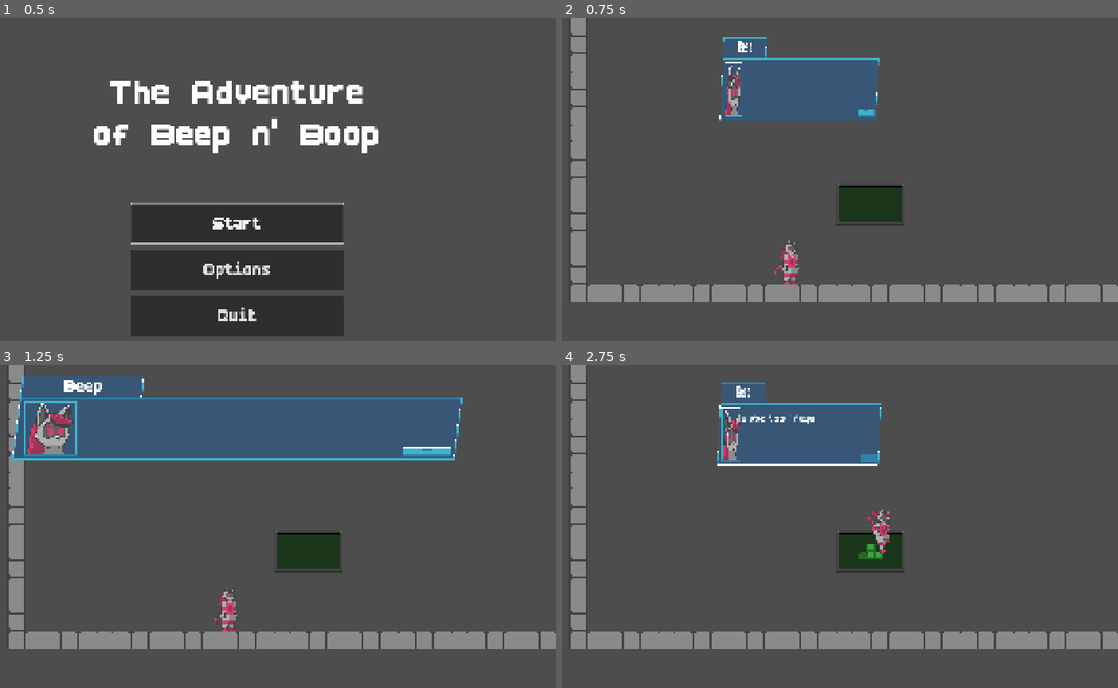
Above: before the commit, frames 1-4 (two rows, left to right).
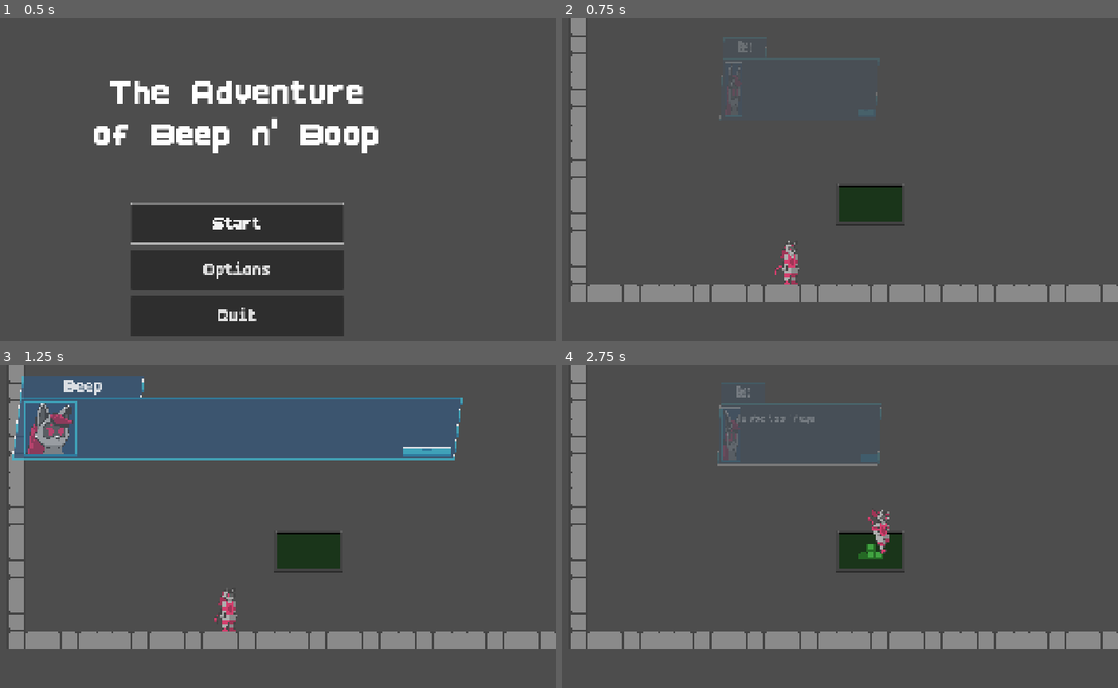
Above: after the commit, the same moments.

Repository: MatheoBrassart/The-Adventure-of-Beep-n-Boo-p
Game: Godot game, scene res://scenes/menus/main_menu.tscn
Same seed, same stepped clock (60 frames per second), same inputs: the game is played once before the commit and once after it. The engine's default icon, where the game draws it, is replaced by a stand-in: a white triangle on a blue panel in a dark square.
Inputs:
- Up to frame 1 (0.5 s): no input
- Up to frame 2 (0.75 s): click "Start" at 0.5 s
- Up to frame 3 (1.25 s): no input
- Up to frame 4 (2.75 s): hold D (move_right) from 1.28 s (still down); tap Shift (switch_character) at 1.35, 2.1 s; tap Space (jump) at 1.52, 2.27 s; tap Enter at 2 s

Frame 1 is identical in both runs. In frame 2, 5.8% of the frame differs, in the area x 28-58%, y 5-32%; in frame 3, 0.3%; in frame 4, 5.9%, in the area x 27-58%, y 5-32%.

Commit message:
Dialogue animation change

Diff:
--- a/the-adventure-of-beep-n'-boop/dialogues/dialogue_system.tscn
+++ b/the-adventure-of-beep-n'-boop/dialogues/dialogue_system.tscn
@@ -166,6 +166,18 @@
 "update": 0,
 "values": [Vector2(960, 300)]
 }
+tracks/2/type = "value"
+tracks/2/imported = false
+tracks/2/enabled = true
+tracks/2/path = NodePath(".:modulate")
+tracks/2/interp = 1
+tracks/2/loop_wrap = true
+tracks/2/keys = {
+"times": PackedFloat32Array(0),
+"transitions": PackedFloat32Array(1),
+"update": 0,
+"values": [Color(1, 1, 1, 0)]
+}
 
 [sub_resource type="Animation" id="Animation_wwosp"]
 resource_name = "DialogueBoxApparition"
@@ -194,6 +206,18 @@
 "update": 0,
 "values": [Vector2(960, 300), Vector2(960, 200)]
 }
+tracks/2/type = "value"
+tracks/2/imported = false
+tracks/2/enabled = true
+tracks/2/path = NodePath(".:modulate")
+tracks/2/interp = 1
+tracks/2/loop_wrap = true
+tracks/2/keys = {
+"times": PackedFloat32Array(0, 0.8),
+"transitions": PackedFloat32Array(1, 1),
+"update": 0,
+"values": [Color(1, 1, 1, 0), Color(1, 1, 1, 1)]
+}
 
 [sub_resource type="Animation" id="Animation_qn5j1"]
 resource_name = "dialogueBoxDisparition"
@@ -222,6 +246,18 @@
 "update": 0,
 "values": [Vector2(960, 200), Vector2(960, 300)]
 }
+tracks/2/type = "value"
+tracks/2/imported = false
+tracks/2/enabled = true
+tracks/2/path = NodePath(".:modulate")
+tracks/2/interp = 1
+tracks/2/loop_wrap = true
+tracks/2/keys = {
+"times": PackedFloat32Array(0, 0.8),
+"transitions": PackedFloat32Array(1, 1),
+"update": 0,
+"values": [Color(1, 1, 1, 1), Color(1, 1, 1, 0)]
+}
 
 [sub_resource type="AnimationLibrary" id="AnimationLibrary_qn5j1"]
 _data = {
@@ -239,6 +275,7 @@
 
 [node name="DialogueBox" type="Control" parent="CanvasLayer"]
 visible = false
+modulate = Color(1, 1, 1, 0)
 layout_mode = 3
 anchors_preset = 8
 anchor_left = 0.5
--- a/the-adventure-of-beep-n'-boop/scenes/levels/atelier/atelier_b_UNUSED3.tscn
+++ b/the-adventure-of-beep-n'-boop/scenes/levels/atelier/atelier_b_UNUSED3.tscn
@@ -98,14 +98,13 @@
 position = Vector2(800, 288)
 WHICH_CHARACTER_IS_IT = 1
 
-[node name="BlocChange14" parent="Level elements" instance=ExtResource("3_0ls8s")]
-position = Vector2(928, 416)
-
 [node name="BlocChange15" parent="Level elements" instance=ExtResource("3_0ls8s")]
 position = Vector2(992, 416)
+WHICH_CHARACTER_IS_IT = 1
 
 [node name="BlocChange16" parent="Level elements" instance=ExtResource("3_0ls8s")]
 position = Vector2(1056, 416)
+WHICH_CHARACTER_IS_IT = 1
 
 [node name="BlocChange33" parent="Level elements" instance=ExtResource("3_0ls8s")]
 position = Vector2(96, 544)
@@ -131,23 +130,14 @@
 position = Vector2(416, 544)
 WHICH_CHARACTER_IS_IT = 1
 
-[node name="BlocChange44" parent="Level elements" instance=ExtResource("3_0ls8s")]
-position = Vector2(800, 544)
-
-[node name="BlocChange45" parent="Level elements" instance=ExtResource("3_0ls8s")]
-position = Vector2(864, 544)
-
 [node name="BlocChange46" parent="Level elements" instance=ExtResource("3_0ls8s")]
 position = Vector2(928, 544)
-WHICH_CHARACTER_IS_IT = 1
 
 [node name="BlocChange47" parent="Level elements" instance=ExtResource("3_0ls8s")]
 position = Vector2(992, 544)
-WHICH_CHARACTER_IS_IT = 1
 
 [node name="BlocChange48" parent="Level elements" instance=ExtResource("3_0ls8s")]
 position = Vector2(1056, 544)
-WHICH_CHARACTER_IS_IT = 1
 
 [node name="BlocChange49" parent="Level elements" instance=ExtResource("3_0ls8s")]
 position = Vector2(96, 96)
@@ -208,6 +198,10 @@
 position = Vector2(992, 96)
 WHICH_CHARACTER_IS_IT = 1
 
+[node name="BlocChange68" parent="Level elements" instance=ExtResource("3_0ls8s")]
+position = Vector2(992, 160)
+WHICH_CHARACTER_IS_IT = 1
+
 [node name="BlocChange64" parent="Level elements" instance=ExtResource("3_0ls8s")]
 position = Vector2(1056, 96)
 WHICH_CHARACTER_IS_IT = 1
@@ -262,6 +256,14 @@
 
 [node name="BlocChange31" parent="Level elements" instance=ExtResource("3_0ls8s")]
 position = Vector2(992, 224)
+
+[node name="BlocChange39" parent="Level elements" instance=ExtResource("3_0ls8s")]
+position = Vector2(992, 288)
+WHICH_CHARACTER_IS_IT = 1
+
+[node name="BlocChange41" parent="Level elements" instance=ExtResource("3_0ls8s")]
+position = Vector2(992, 352)
+WHICH_CHARACTER_IS_IT = 1
 
 [node name="BlocChange32" parent="Level elements" instance=ExtResource("3_0ls8s")]
 position = Vector2(1056, 224)
